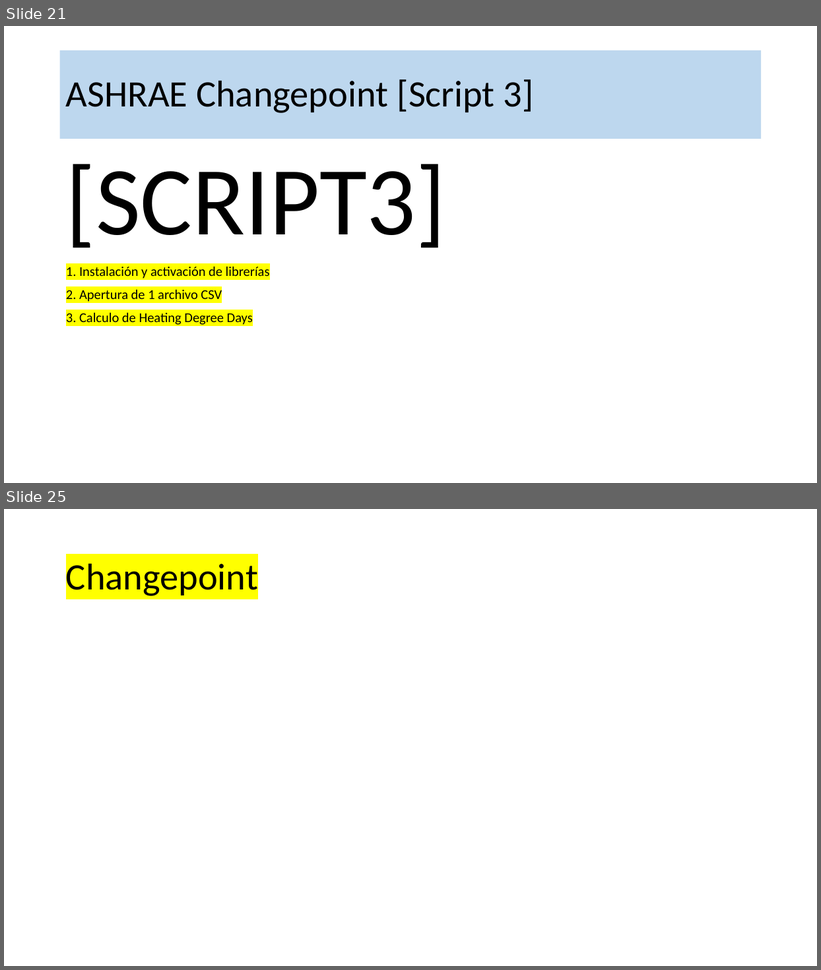
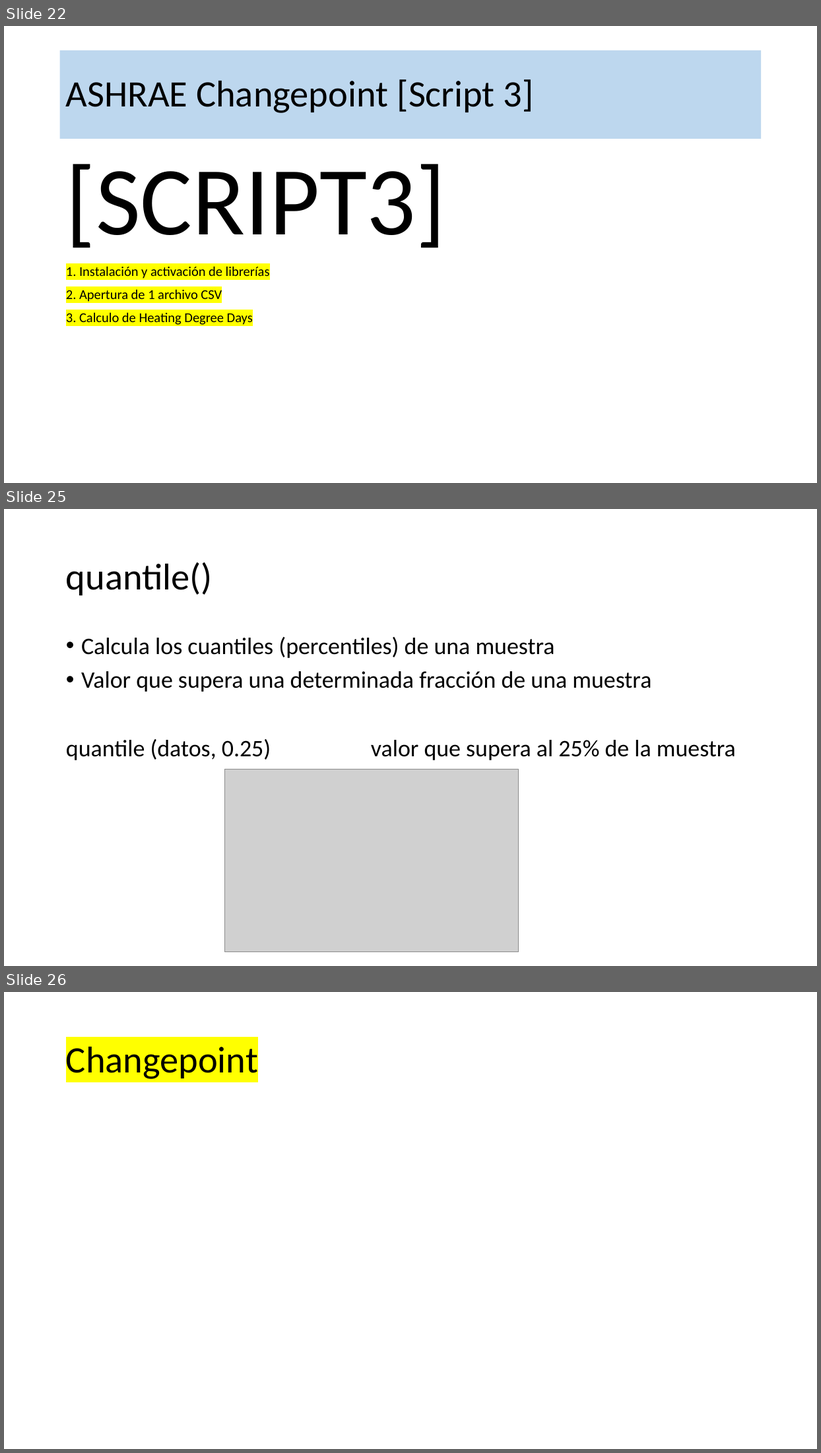
Before and after one commit to robgaray/EESIA_Consumo_Analisis_Datos_2021, a slide deck: 1_Presentaciones/Sesion_3_Practica.pptx. Shown one above the other, each under a label of ours: slides 21 and 25 before the commit, slides 22, 25 and 26 after it; the slides between them are not shown. The pictures are 821x970 and 821x1453 pixels, drawn with LibreOffice and Linux fonts; fonts in the diff are those of the drawing; grey boxes stand for pictures; background and template pictures are left out. Boxes give left, top, right and bottom in pixels: in the first picture for what was removed or moved away, otherwise in the second. Text is boxed around its words. In the diff, an @@ line names an element or a change of style, - is before the commit and + after.

```diff
--- a/1_Presentaciones/Sesion_3_Practica.pptx
+++ b/1_Presentaciones/Sesion_3_Practica.pptx
@@ slide 25 added at (4, 509, 817, 966), background #FFFFFF @@
@@ title added at (66, 562, 213, 595), 44 pt, text #000000 @@
+quantile()
@@ text added at (66, 637, 736, 760), 28 pt, text #000000 @@
+• Calcula los cuantiles (percentiles) de una muestra
+• Valor que supera una determinada fracción de una muestra
+quantile (datos, 0.25) valor que supera al 25% de la muestra
@@ picture added at (225, 770, 518, 953) @@
@@ what was slide 21 is now slide 22 @@
@@ what was slide 25 is now slide 26 @@
```
Also in this commit, not shown: 5 slides changed, 7 other slides added, 6 slides removed, 19 other files.
